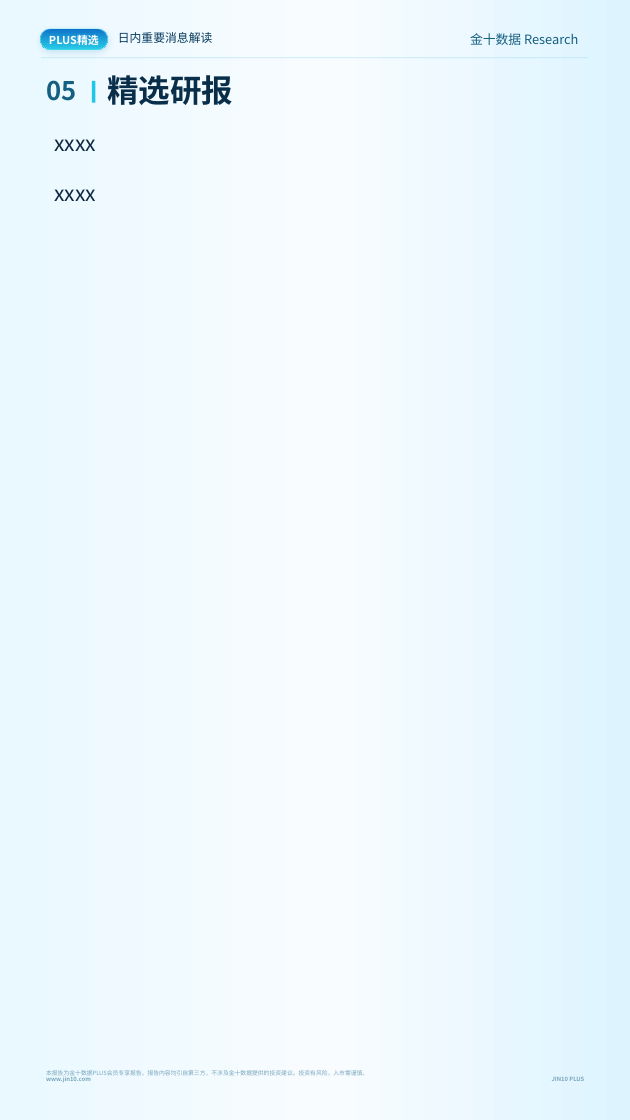
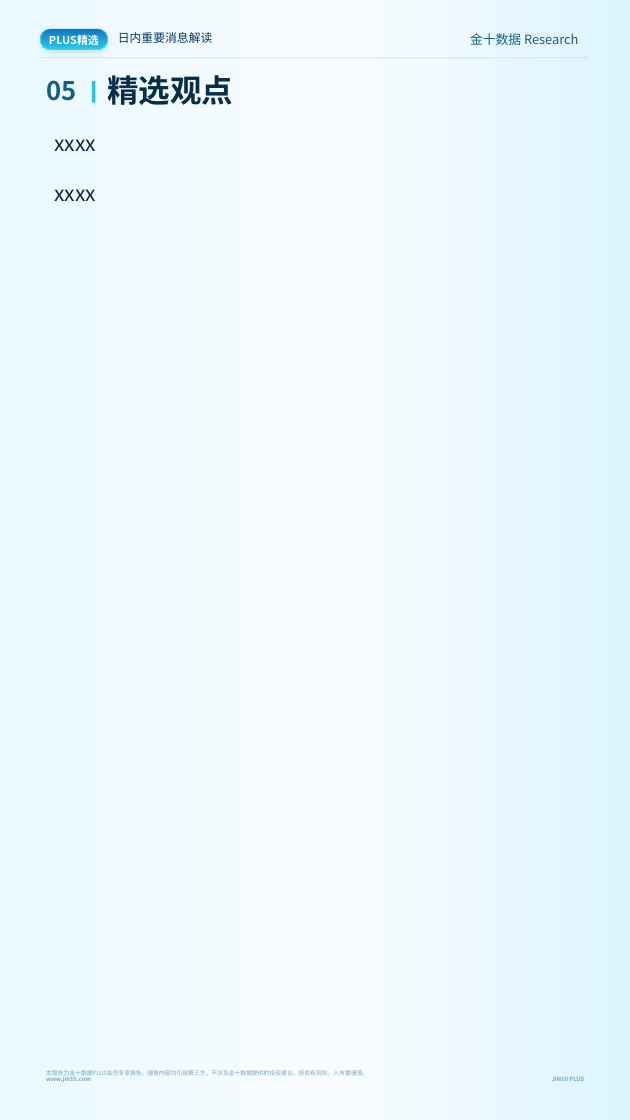
Before and after one commit to MuadibUsul/jin10plustools, a slide deck: slide 8 of jin10-server/templates/plus_daily_source.pptx. Drawn at 630x1120 pixels with LibreOffice and Linux fonts; fonts in the diff are those of the drawing. Boxes give left, top, right and bottom in pixels: in the first picture for what was removed or moved away, otherwise in the second. Text is boxed around its words. In the diff, an @@ line names an element or a change of style, - is before the commit and + after.

```diff
--- a/jin10-server/templates/plus_daily_source.pptx
+++ b/jin10-server/templates/plus_daily_source.pptx
@@ text at (x1=107, y1=75, x2=233, y2=105): text changed @@
-精选研报
+精选观点
```
Also in this commit, not shown: 1 other slide changed, 12 other files.
